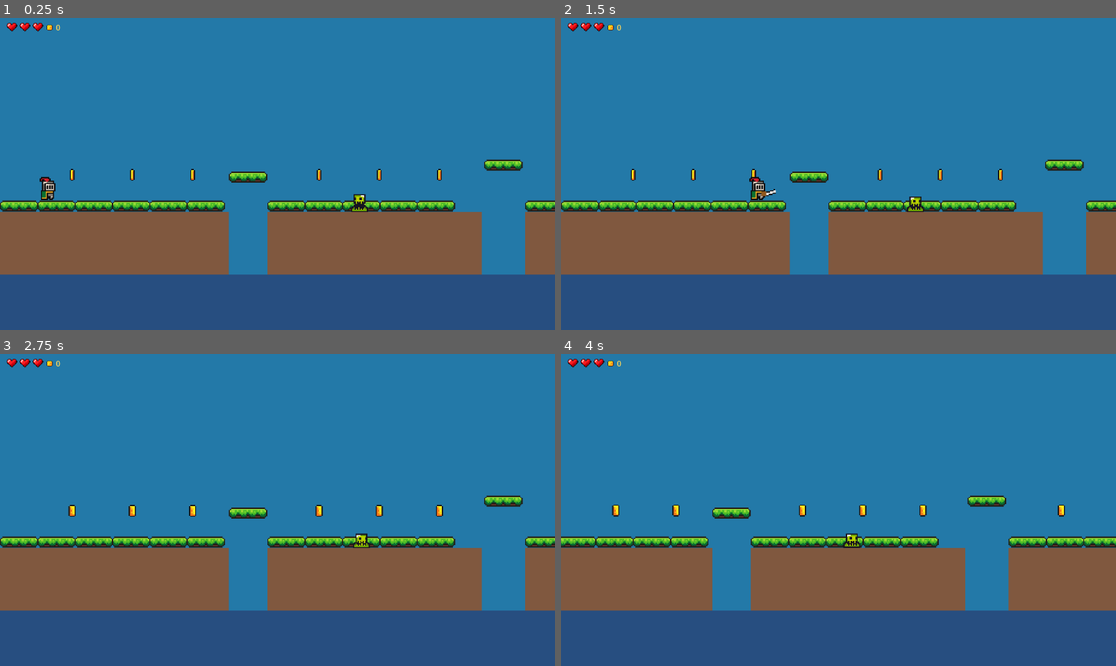
Above: before the commit, frames 1-4 (two rows, left to right).
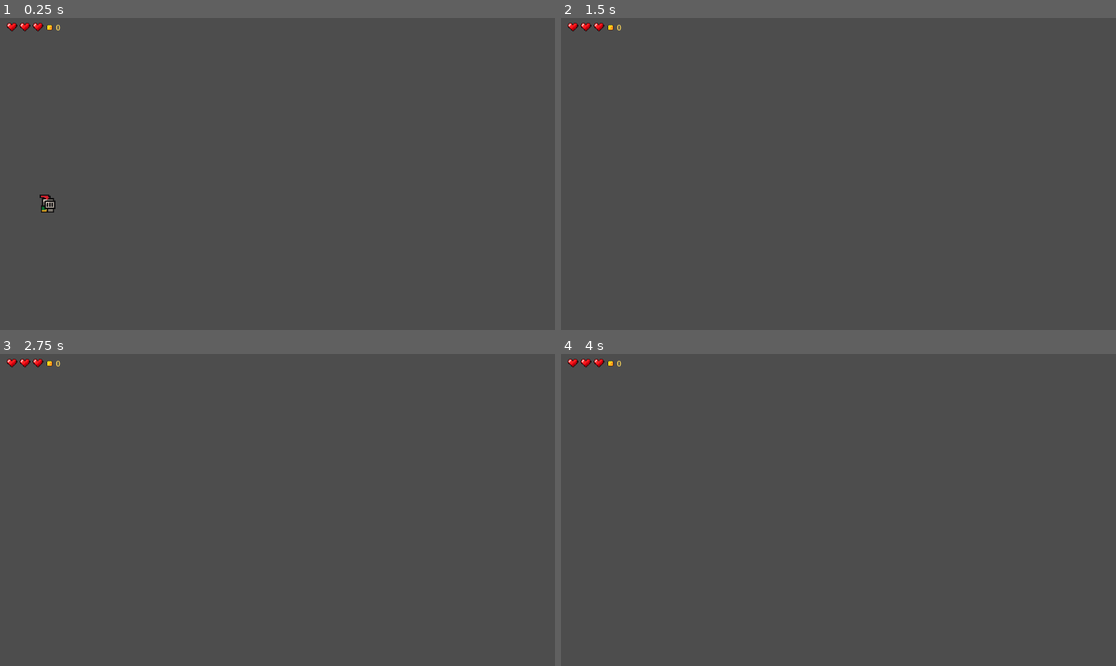
Above: after the commit, the same moments.

Repository: serafin1367/gots-rycerz
Game: Godot game, scene res://scenes/level_03.tscn
Two runs of this game, one before a commit and one after it. Both use one fixed random seed, a clock stepped at 60 frames per second and the inputs below. This scene is started directly instead of the project's main scene.
Inputs:
- Up to frame 1 (0.25 s): no input
- Up to frame 2 (1.5 s): hold Right (move_right) from 0.53 s (still down); tap J (attack) at 0.6, 1.35 s; tap Space (jump) at 0.77 s
- Up to frame 3 (2.75 s): tap Space (jump) at 1.52 s; release Right (move_right) at 2.03 s; hold A (move_left) from 2.03 s (still down); tap J (attack) at 2.1 s
- Up to frame 4 (4 s): release A (move_left) at 2.78 s; hold Right (move_right) from 2.78 s (still down); tap J (attack) at 2.85, 3.6 s; tap Space (jump) at 3.02, 3.77 s

The runs differ from the first frame. In frame 1, 100% of the frame differs, in the area x 0-100%, y 0-100%; in frame 2, 100%; in frame 3, 100%; in frame 4, 100%.
Error after the commit: Parse Error: Cannot infer the type of "world_end" variable because the value doesn't have a set type. (res://scripts/level_03.gd:37)

Commit message:
feat: expand third demo level to sixteen authored sections

Diff:
--- a/scripts/level_03.gd
+++ b/scripts/level_03.gd
@@ -6,41 +6,46 @@
 const KILL_ZONE = preload("res://scenes/kill_zone.tscn")
 const TOP_Y := 102.0
 # Krótkie, przewidywalne skoki; każdy odcinek jest odtwarzalny.
-const ISLANDS := [
-	Vector2(0, 190),
-	Vector2(222, 400),
-	Vector2(436, 625),
-	Vector2(661, 855),
-	Vector2(891, 1110),
-	Vector2(1145, 1390)
-]
-const COIN_X := [60, 110, 160, 265, 315, 365, 480, 540, 595, 705, 755, 810, 940, 1000, 1060, 1195, 1270, 1340]
-const ENEMY_ISLANDS := [1, 2, 3, 4]
+const ISLAND_WIDTHS := [190, 210, 180, 225, 195, 235, 200, 215, 185, 240, 205, 220, 190, 245, 210, 260]
+const GAPS := [33, 36, 40, 32, 39, 35, 41, 34, 38, 36, 42, 33, 39, 35, 40]
+const ENEMY_ISLANDS := [1, 2, 4, 6, 7, 9, 11, 12, 14]
+var islands: Array[Vector2] = []
+
+func _build_layout() -> void:
+	islands.clear()
+	var cursor := 0.0
+	for i in range(ISLAND_WIDTHS.size()):
+		var width := float(ISLAND_WIDTHS[i])
+		islands.append(Vector2(cursor, cursor + width))
+		if i < GAPS.size():
+			cursor += width + float(GAPS[i])
 
 func _ready() -> void:
+	_build_layout()
 	_draw_background()
-	for span in ISLANDS:
+	for span in islands:
 		_make_island(span.x, span.y)
 	_make_step_platforms()
 	_spawn_coins()
 	_spawn_enemies()
 	_add_death_floor()
 	$Player.position = Vector2(40, TOP_Y - 28)
-	$Player/Camera2D.limit_right = 1450
-	$LevelPortal.position = Vector2(1340, TOP_Y - 40)
+	$Player/Camera2D.limit_right = int(islands.back().y + 60)
+	$LevelPortal.position = Vector2(islands.back().y - 48, TOP_Y - 40)
 
 func _draw_background() -> void:
+	var world_end := islands.back().y + 300.0
 	var sky := Polygon2D.new()
 	sky.name = "Sky"
 	sky.z_index = -100
 	sky.color = Color("#2379a8")
-	sky.polygon = PackedVector2Array([Vector2(-200, -500), Vector2(1650, -500), Vector2(1650, 500), Vector2(-200, 500)])
+	sky.polygon = PackedVector2Array([Vector2(-200, -500), Vector2(world_end, -500), Vector2(world_end, 500), Vector2(-200, 500)])
 	add_child(sky)
 	var sea := Polygon2D.new()
 	sea.name = "DistantWater"
 	sea.z_index = -90
 	sea.color = Color("#274e80")
-	sea.polygon = PackedVector2Array([Vector2(-200, 154), Vector2(1650, 154), Vector2(1650, 500), Vector2(-200, 500)])
+	sea.polygon = PackedVector2Array([Vector2(-200, 154), Vector2(world_end, 154), Vector2(world_end, 500), Vector2(-200, 500)])
 	add_child(sea)
 
 func _make_island(start_x: float, end_x: float) -> void:
@@ -65,20 +70,24 @@
 		x += 31
 
 func _make_step_platforms() -> void:
-	for p in [Vector2(206, 73), Vector2(418, 63), Vector2(643, 70), Vector2(873, 66), Vector2(1127, 70)]:
+	for i in range(islands.size() - 1):
+		var middle: float = (islands[i].y + islands[i + 1].x) / 2.0
 		var bridge := PLATFORM.instantiate()
-		bridge.position = p
+		bridge.name = "Bridge"
+		bridge.position = Vector2(middle, TOP_Y - float([28, 36, 30, 40][i % 4]))
 		add_child(bridge)
 
 func _spawn_coins() -> void:
-	for x in COIN_X:
-		var coin := COIN.instantiate()
-		coin.position = Vector2(x, TOP_Y - 31)
-		$Coins.add_child(coin)
+	for i in range(islands.size()):
+		var span := islands[i]
+		for j in range(4):
+			var coin := COIN.instantiate()
+			coin.position = Vector2(lerpf(span.x + 30.0, span.y - 30.0, float(j + 1) / 5.0), TOP_Y - float([32, 40, 47, 35][j]))
+			$Coins.add_child(coin)
 
 func _spawn_enemies() -> void:
 	for index in ENEMY_ISLANDS:
-		var span: Vector2 = ISLANDS[index]
+		var span: Vector2 = islands[index]
 		var enemy := SLIME.instantiate()
 		enemy.position = Vector2((span.x + span.y) / 2, TOP_Y - 12)
 		enemy.patrol_left = span.x + 25
